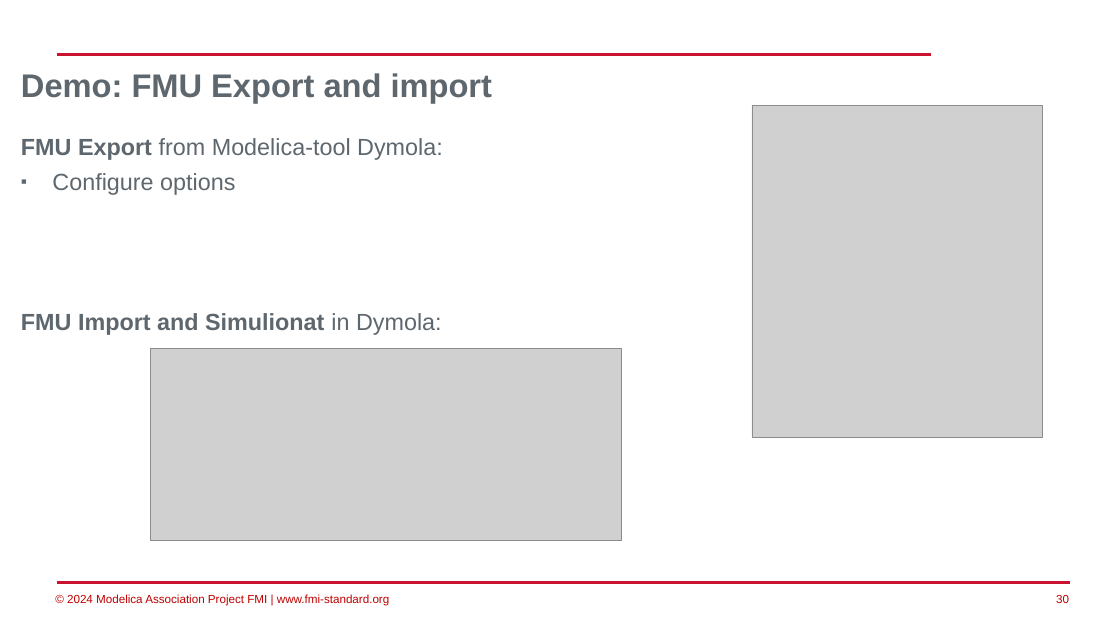
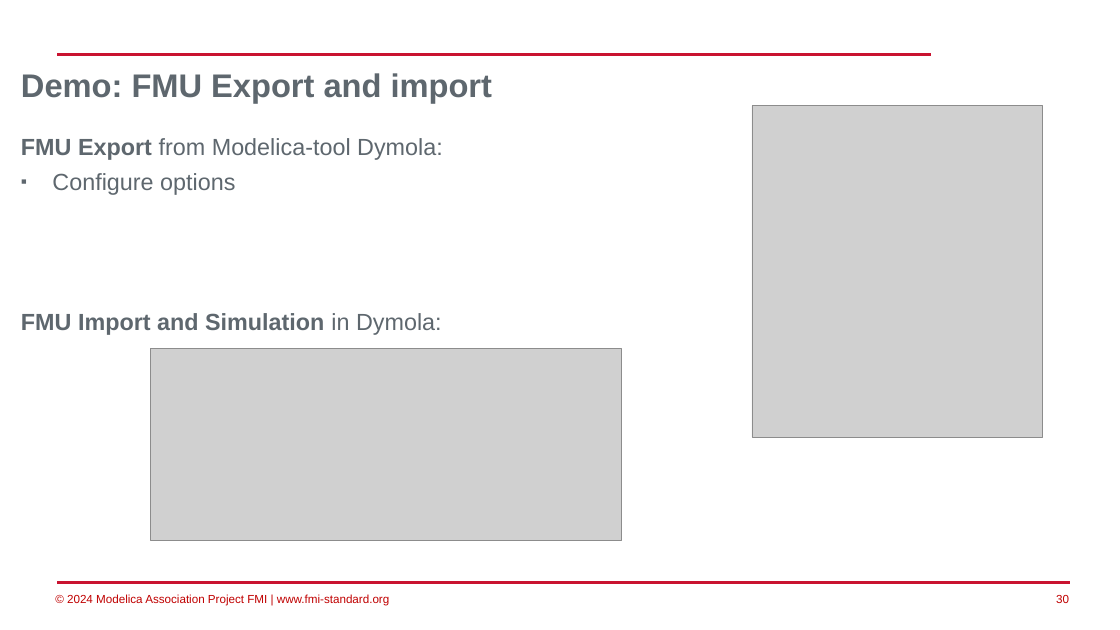
Before and after one commit to fmi-tools/fmi-beginners-tutorial-2024, a slide deck: slide 30 of part1/Introduction-to-FMI.pptx. Drawn at 1120x630 pixels with LibreOffice and Linux fonts; fonts in the diff are those of the drawing; grey boxes stand for pictures; background and template pictures are left out. Boxes give left, top, right and bottom in pixels: in the first picture for what was removed or moved away, otherwise in the second. Text is boxed around its words. In the diff, an @@ line names an element or a change of style, - is before the commit and + after.

```diff
--- a/part1/Introduction-to-FMI.pptx
+++ b/part1/Introduction-to-FMI.pptx
@@ text at [21,313,442,335]: text changed @@
-FMU Import and Simulionat in Dymola:
+FMU Import and Simulation in Dymola:
```
Also in this commit, not shown: 2 other slides changed, 1 slide added, 1 other file.
